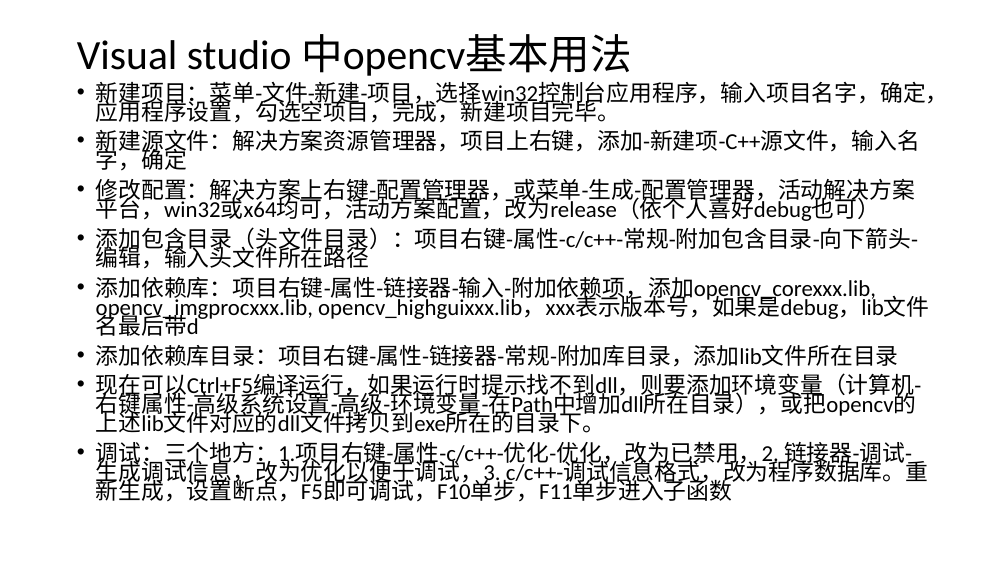
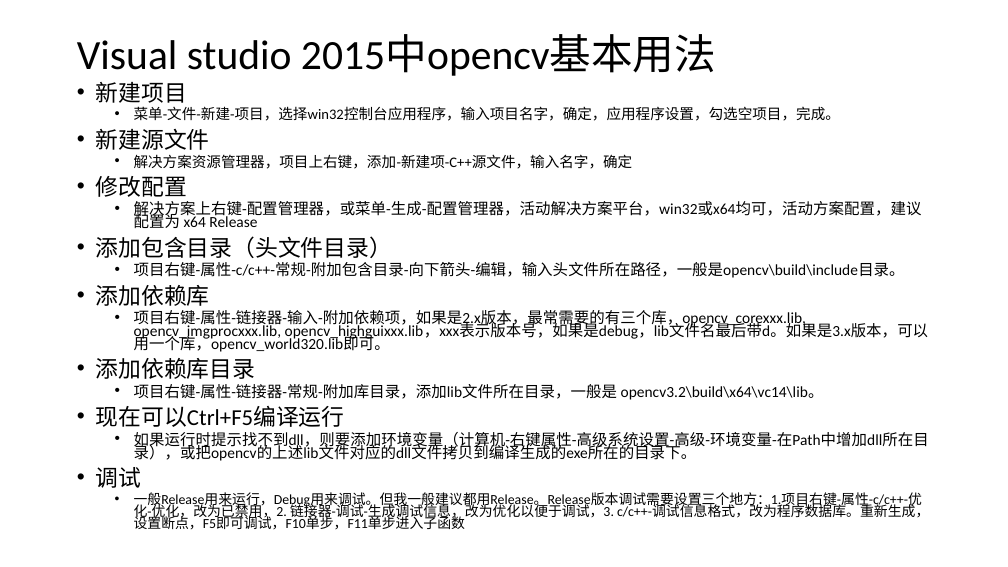
Before and after one commit to ai4c/doc, a slide deck: slide 7 of cv/opencv基础-杨力.pptx (slide 6 before the commit). Drawn at 1008x567 pixels with LibreOffice and Linux fonts; fonts in the diff are those of the drawing. Boxes give left, top, right and bottom in pixels: in the first picture for what was removed or moved away, otherwise in the second. Text is boxed around its words. In the diff, an @@ line names an element or a change of style, - is before the commit and + after.

```diff
--- a/cv/opencv基础-杨力.pptx
+++ b/cv/opencv基础-杨力.pptx
@@ title at (77,35,716,76): text changed @@
-Visual studio 中opencv基本用法
+Visual studio 2015中opencv基本用法
@@ text at (96,82,929,530): text changed; size 21.7 to 14.7 pt @@
-• 新建项目：菜单-文件-新建-项目，选择win32控制台应用程序，输入项目名字，确定，应用程序设置，勾选空项目，完成，新建项目完毕。
-• 新建源文件：解决方案资源管理器，项目上右键，添加-新建项-C++源文件，输入名字，确定
-• 修改配置：解决方案上右键-配置管理器，或菜单-生成-配置管理器，活动解决方案平台，win32或x64均可，活动方案配置，改为release（依个人喜好debug也可）
-• 添加包含目录（头文件目录）：项目右键-属性-c/c++-常规-附加包含目录-向下箭头-编辑，输入头文件所在路径
-• 添加依赖库：项目右键-属性-链接器-输入-附加依赖项，添加opencv_corexxx.lib, opencv_imgprocxxx.lib, opencv_highguixxx.lib，xxx表示版本号，如果是debug，lib文件名最后带d
-• 添加依赖库目录：项目右键-属性-链接器-常规-附加库目录，添加lib文件所在目录
-• 现在可以Ctrl+F5编译运行，如果运行时提示找不到dll，则要添加环境变量（计算机-右键属性-高级系统设置-高级-环境变量-在Path中增加dll所在目录），或把opencv的上述lib文件对应的dll文件拷贝到exe所在的目录下。
-• 调试：三个地方：1.项目右键-属性-c/c++-优化-优化，改为已禁用，2. 链接器-调试-生成调试信息，改为优化以便于调试，3. c/c++-调试信息格式，改为程序数据库。重新生成，设置断点，F5即可调试，F10单步，F11单步进入子函数
+• 新建项目
+  • 菜单-文件-新建-项目，选择win32控制台应用程序，输入项目名字，确定，应用程序设置，勾选空项目，完成。
+• 新建源文件
+  • 解决方案资源管理器，项目上右键，添加-新建项-C++源文件，输入名字，确定
+• 修改配置
+  • 解决方案上右键-配置管理器，或菜单-生成-配置管理器，活动解决方案平台，win32或x64均可，活动方案配置，建议配置为 x64 Release
+• 添加包含目录（头文件目录）
+  • 项目右键-属性-c/c++-常规-附加包含目录-向下箭头-编辑，输入头文件所在路径，一般是opencv\build\include目录。
+• 添加依赖库
+  • 项目右键-属性-链接器-输入-附加依赖项，如果是2.x版本，最常需要的有三个库，opencv_corexxx.lib, opencv_imgprocxxx.lib, opencv_highguixxx.lib，xxx表示版本号，如果是debug，lib文件名最后带d。如果是3.x版本，可以用一个库，opencv_world320.lib即可。
+• 添加依赖库目录
+  • 项目右键-属性-链接器-常规-附加库目录，添加lib文件所在目录，一般是 opencv3.2\build\x64\vc14\lib。
+• 现在可以Ctrl+F5编译运行
+  • 如果运行时提示找不到dll，则要添加环境变量（计算机-右键属性-高级系统设置-高级-环境变量-在Path中增加dll所在目录），或把opencv的上述lib文件对应的dll文件拷贝到编译生成的exe所在的目录下。
+• 调试
+  • 一般Release用来运行，Debug用来调试。但我一般建议都用Release。Release版本调试需要设置三个地方：1.项目右键-属性-c/c++-优化-优化，改为已禁用，2. 链接器-调试-生成调试信息，改为优化以便于调试，3. c/c++-调试信息格式，改为程序数据库。重新生成，设置断点，F5即可调试，F10单步，F11单步进入子函数
```
Also in this commit, not shown: 4 other slides changed, 1 slide added, 1 other file.
